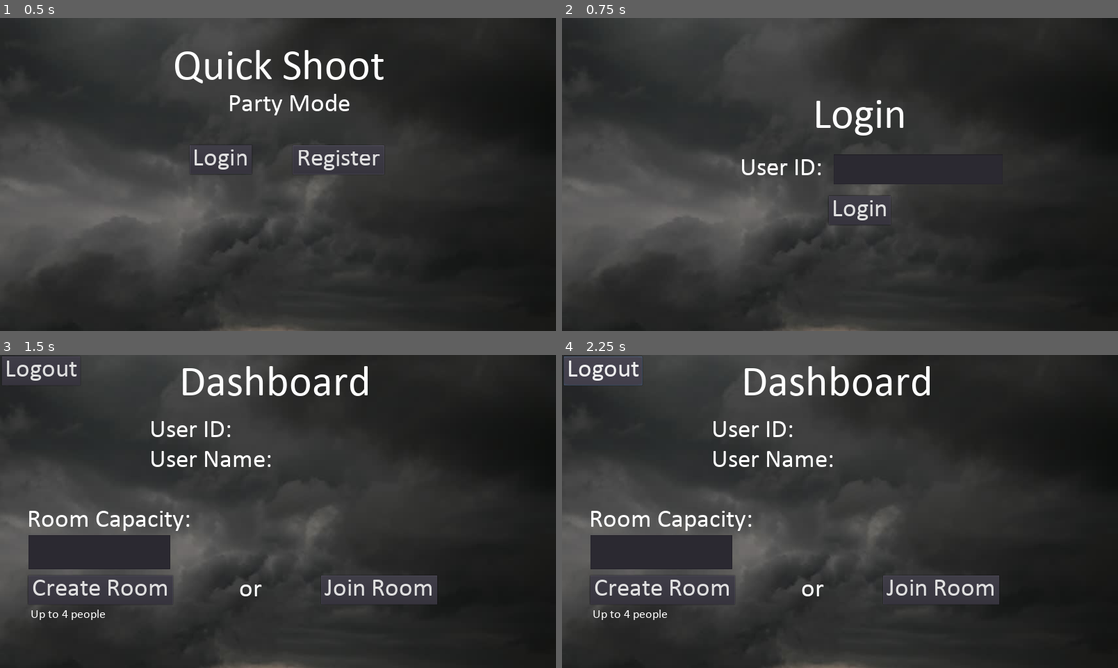
Above: before the commit, frames 1-4 (two rows, left to right).
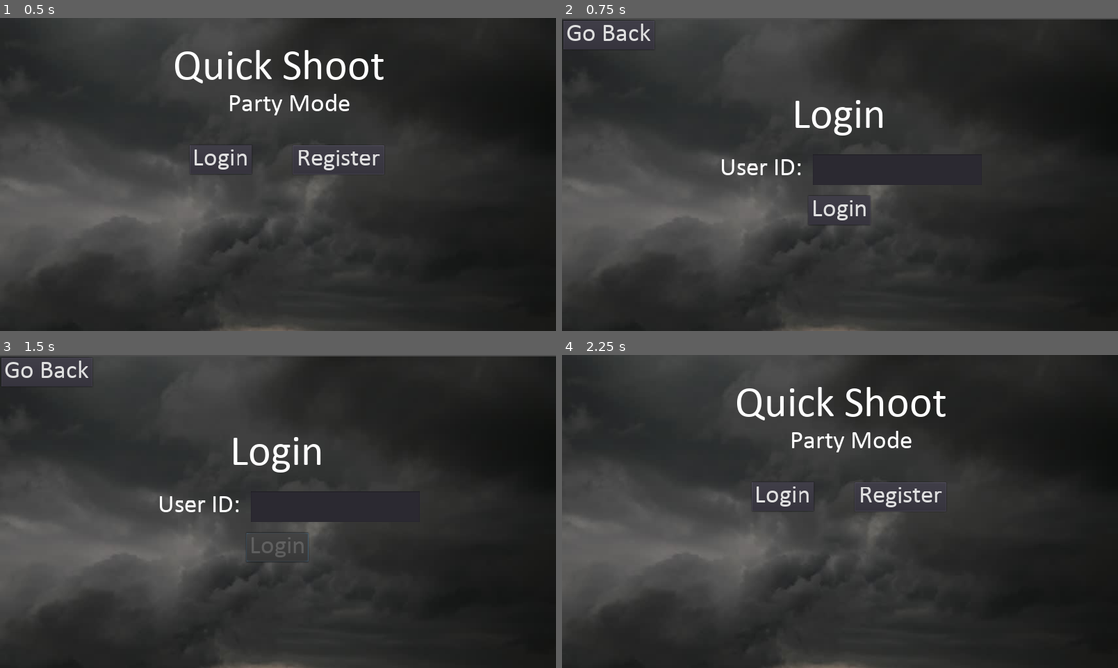
Above: after the commit, the same moments.

Repository: iamdejan/QuickShoot_Party
Game: Godot game, scene res://scenes/Home.tscn
Same seed, same stepped clock (60 frames per second), same inputs: the game is played once before the commit and once after it.
Inputs (mouse positions are in pixels of both pictures, inside the frame that each line leads up to):
- Up to frame 1 (0.5 s): no input
- Up to frame 2 (0.75 s): click "Login" at 0.5 s
- Up to frame 3 (1.5 s): click "Login" at 1.25 s
- Up to frame 4 (2.25 s): click (606, 370) at 2 s, where only the run after the commit has a clickable "Go Back"

Frame 1 is identical in both runs. In frame 2, 2.4% of the frame differs, in the area x 0-100%, y 0-65%; in frame 3, 9.1%; in frame 4, 10%, in the area x 0-79%, y 0-85%.
Error after the commit: Invalid call. Nonexistent function 'login' in base 'Node (Session.gd)'. (res://scripts/Login.gd:9)

Commit message:
Implement Login feature

Diff:
--- a/scenes/Login.tscn
+++ b/scenes/Login.tscn
@@ -24,42 +24,57 @@
 script = ExtResource( 1 )
 
 [node name="cloudy-bg" type="Sprite" parent="."]
-position = Vector2( 0.0716553, 0.622925 )
-scale = Vector2( 1.50892, 1.50892 )
+position = Vector2( 0.0716553, 2.57513 )
+scale = Vector2( 1.50485, 1.50485 )
 texture = ExtResource( 2 )
 centered = false
 
 [node name="SubmitButton" type="Button" parent="."]
-margin_left = 613.646
+margin_left = 566.793
 margin_top = 409.0
-margin_right = 756.646
+margin_right = 709.793
 margin_bottom = 475.0
 custom_fonts/font = SubResource( 1 )
 text = "Login"
 
-[node name="UserIDInput" type="TextEdit" parent="."]
-margin_left = 624.884
+[node name="GoBackButton" type="Button" parent="."]
+margin_left = 3.1188
+margin_top = 6.00317
+margin_right = 213.119
+margin_bottom = 72.0032
+custom_fonts/font = SubResource( 1 )
+text = "Go Back"
+
+[node name="UserIDText" type="TextEdit" parent="."]
+margin_left = 577.147
 margin_top = 314.0
-margin_right = 1014.88
-margin_bottom = 383.0
+margin_right = 967.147
+margin_bottom = 385.0
 custom_fonts/font = SubResource( 2 )
 
 [node name="Label" type="Label" parent="."]
-margin_left = 410.033
+margin_left = 363.18
 margin_top = 316.0
-margin_right = 613.033
+margin_right = 566.18
 margin_bottom = 376.0
 custom_fonts/font = SubResource( 3 )
 text = "User ID:"
 
 [node name="Title" type="Label" parent="."]
-margin_left = 324.255
+margin_left = 277.402
 margin_top = 177.395
-margin_right = 1045.26
+margin_right = 998.407
 margin_bottom = 277.395
 custom_fonts/font = SubResource( 4 )
 text = "Login"
 align = 1
 
-[node name="HTTPRequest" type="HTTPRequest" parent="."]
+[node name="ErrorLabel" type="Label" parent="."]
+margin_left = 6.0
+margin_top = 548.0
+margin_right = 1276.0
+margin_bottom = 608.0
+custom_fonts/font = SubResource( 3 )
+align = 1
 [connection signal="pressed" from="SubmitButton" to="." method="_on_SubmitButton_pressed"]
+[connection signal="pressed" from="GoBackButton" to="." method="_on_GoBackButton_pressed"]
--- a/scripts/Login.gd
+++ b/scripts/Login.gd
@@ -1,7 +1,14 @@
 extends Node2D
 
+func _ready():
+	$SubmitButton.disabled = false
+	pass
+
 func _on_SubmitButton_pressed():
-	#API Call will be implemented later
+	$SubmitButton.disabled = true
+	Session.login($UserIDText.text)
+	pass
 
-	get_tree().change_scene(Session.build_scene_URL("Dashboard"))
+func _on_GoBackButton_pressed():
+	get_tree().change_scene(Session.build_scene_URL("Home"))
 	pass
